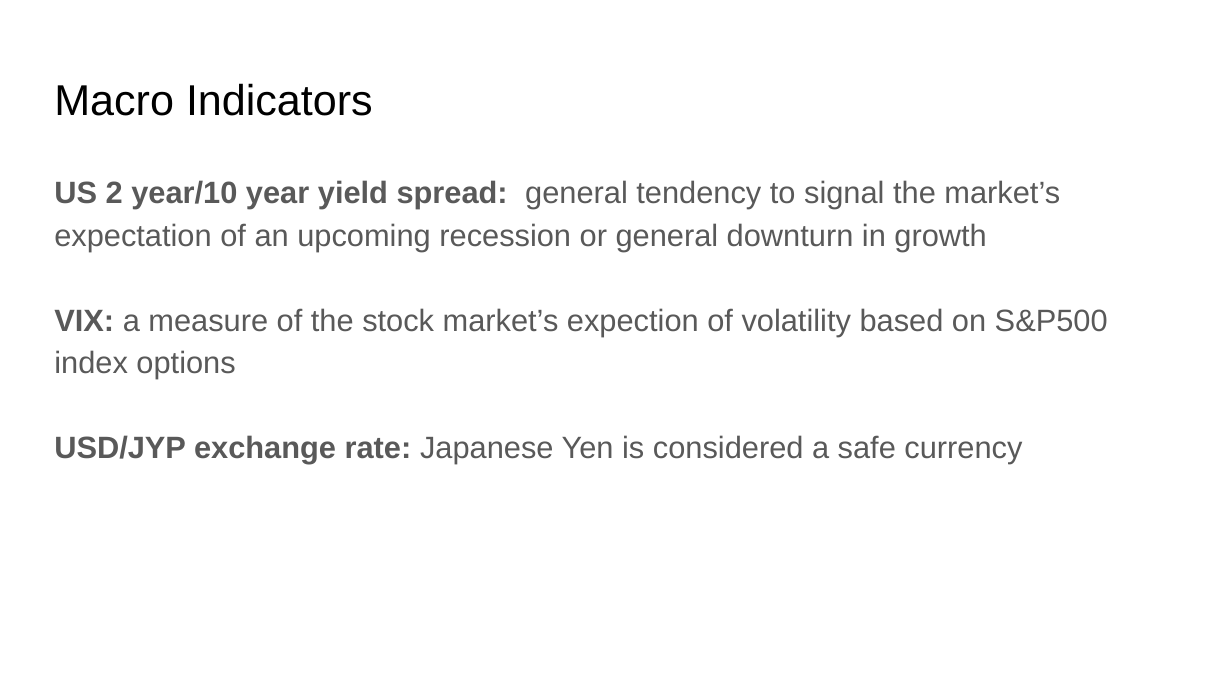
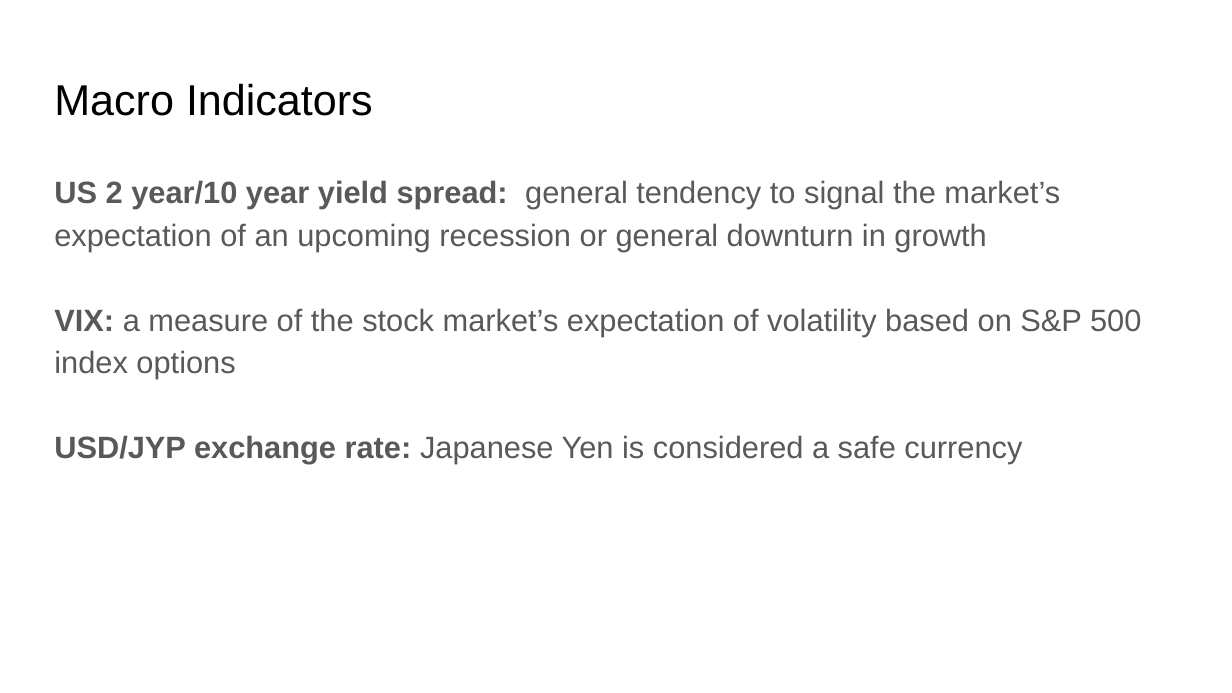
Before and after one commit to vweinblatt123/CF-Project2, a slide deck: slide 6 of CF-Project2.pptx. Drawn at 1232x693 pixels with LibreOffice and Linux fonts; fonts in the diff are those of the drawing. Boxes give left, top, right and bottom in pixels: in the first picture for what was removed or moved away, otherwise in the second. Text is boxed around its words. In the diff, an @@ line names an element or a change of style, - is before the commit and + after.

Commit message:
final presentation

```diff
--- a/CF-Project2.pptx
+++ b/CF-Project2.pptx
@@ text at <box>54,308,1141,379</box>: text changed @@
-VIX: a measure of the stock market’s expection of volatility based on S&P500 index options
+VIX: a measure of the stock market’s expectation of volatility based on S&P 500 index options
```
Also in this commit, not shown: 1 slide added, 1 slide removed.
